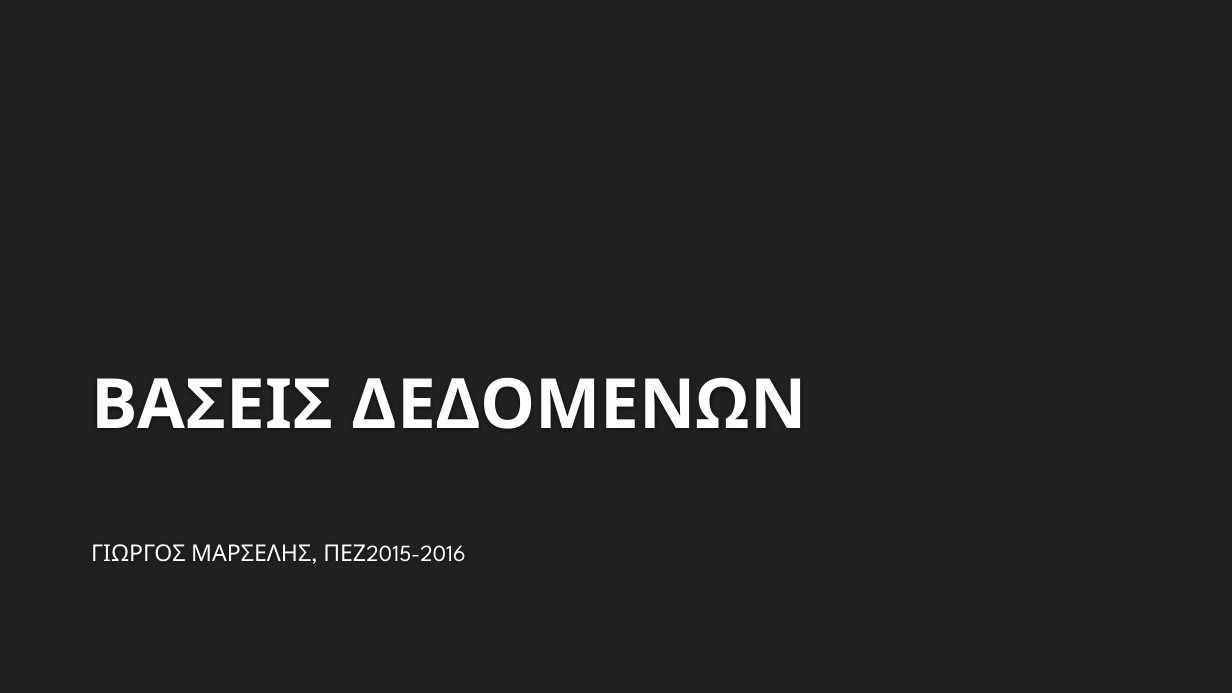
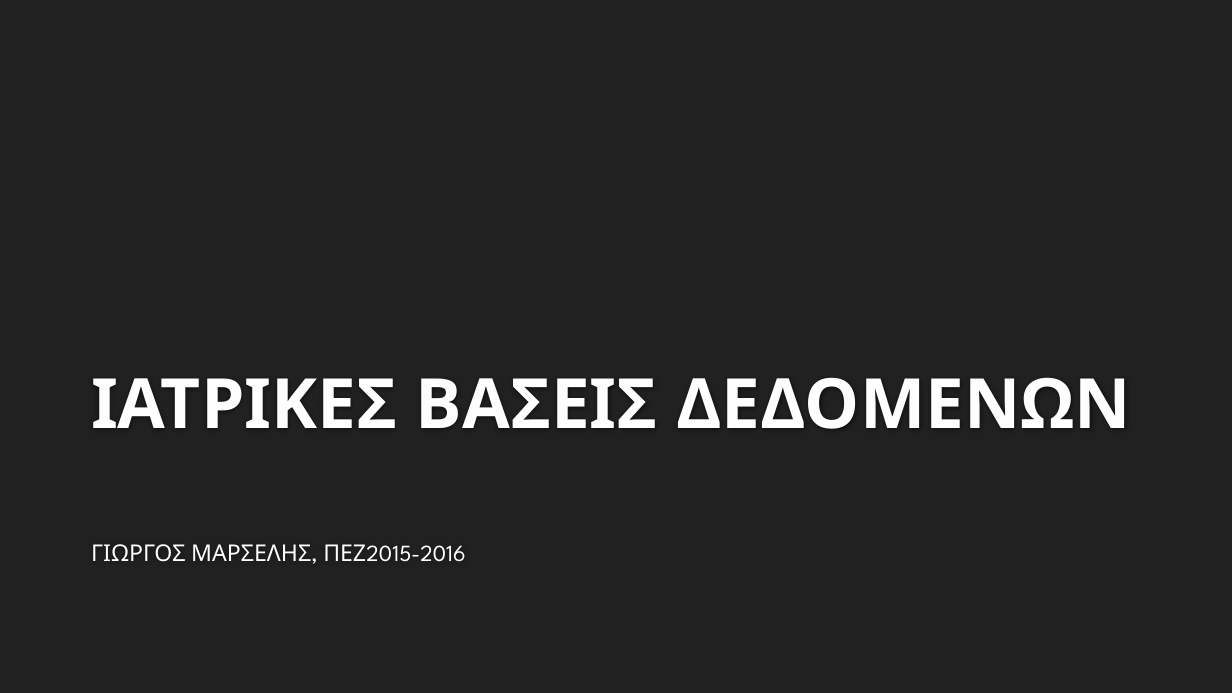
Before and after one commit to georgemarselis/homeworkdb, a slide deck: slide 1 of Pez2015.pptx. Drawn at 1232x693 pixels with LibreOffice and Linux fonts; fonts in the diff are those of the drawing; background and template pictures are left out. Boxes give left, top, right and bottom in pixels: in the first picture for what was removed or moved away, otherwise in the second. Text is boxed around its words. In the diff, an @@ line names an element or a change of style, - is before the commit and + after.

Commit message:
fixed pez

```diff
--- a/Pez2015.pptx
+++ b/Pez2015.pptx
@@ title at [91, 377, 1131, 429]: text changed @@
-ΒΑΣΕΙΣ ΔΕΔΟΜΕΝΩΝ
+ΙΑΤΡΙΚΕΣ ΒΑΣΕΙΣ ΔΕΔΟΜΕΝΩΝ
```
